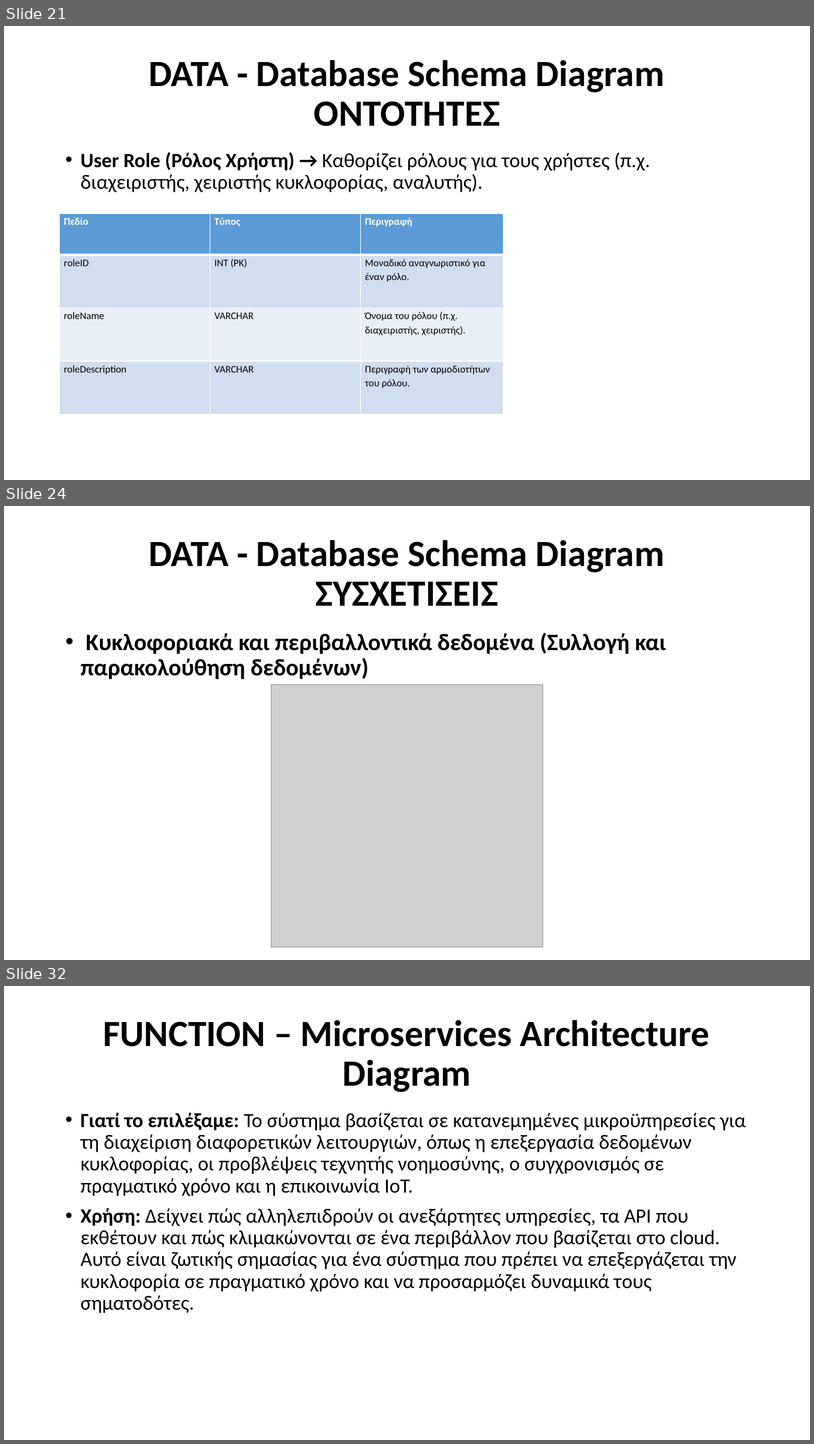
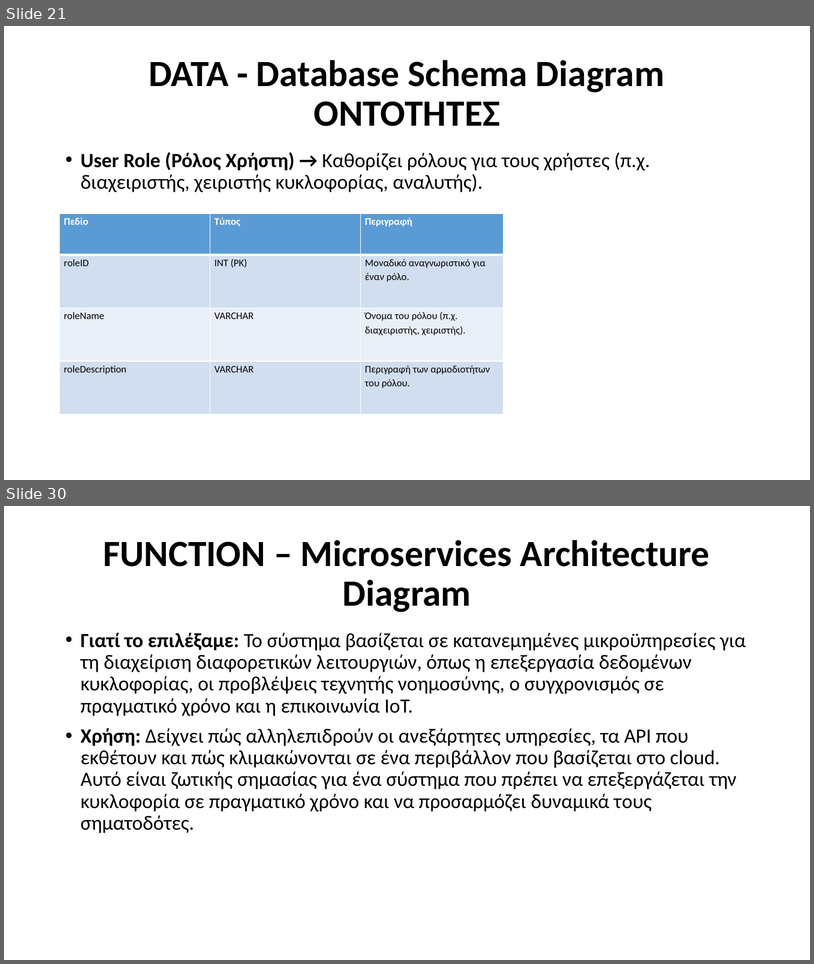
Before and after one commit to Ath21/STL_Drive, a slide deck: Presentation.pptx. Shown one above the other, each under a label of ours: slides 21, 24 and 32 before the commit, slides 21 and 30 after it; the slides between them are not shown. The pictures are 814x1444 and 814x964 pixels, drawn with LibreOffice and Linux fonts; fonts in the diff are those of the drawing; grey boxes stand for pictures. Boxes give left, top, right and bottom in pixels: in the first picture for what was removed or moved away, otherwise in the second. Text is boxed around its words. In the diff, an @@ line names an element or a change of style, - is before the commit and + after.

```diff
--- a/Presentation.pptx
+++ b/Presentation.pptx
@@ slide 24 removed at bbox=[4, 506, 810, 960], background #FFFFFF @@
@@ title removed at bbox=[149, 540, 665, 606] @@
-DATA - Database Schema Diagram
-ΣΥΣΧΕΤΙΣΕΙΣ
@@ text removed at bbox=[81, 633, 666, 679] @@
-• Κυκλοφοριακά και περιβαλλοντικά δεδομένα (Συλλογή και παρακολούθηση δεδομένων)
@@ picture removed at bbox=[272, 684, 543, 947] @@
@@ what was slide 32 is now slide 30 @@
```
Also in this commit, not shown: 8 slides changed, 4 slides added, 5 other slides removed, 6 other files.
